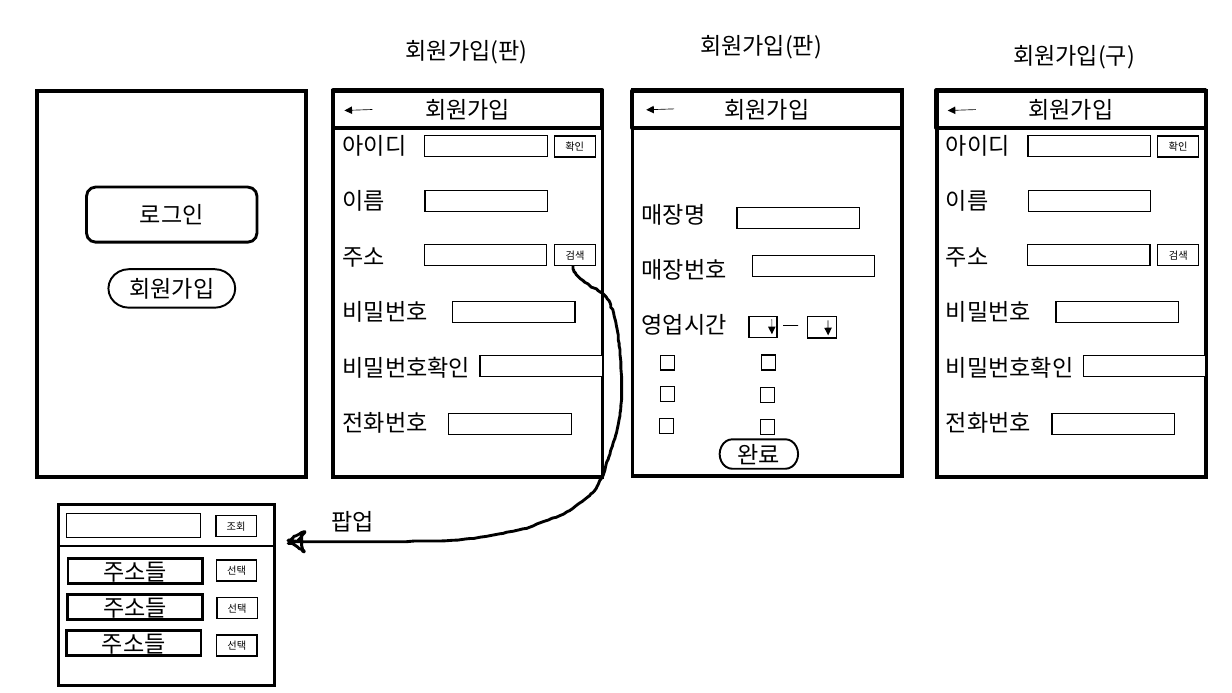
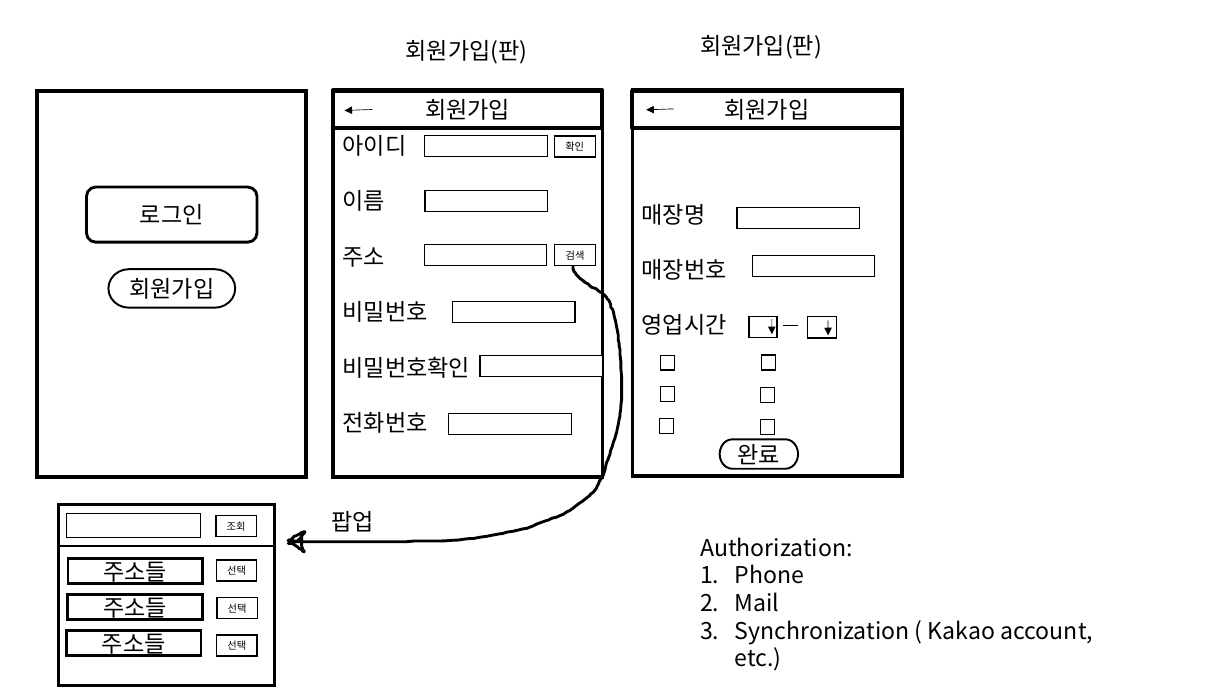
Before and after one commit to VanSubstance/projectTemp, a slide deck: slide 4 of Documents/공모전 ver.1.pptx (slide 1 before the commit). Drawn at 1232x693 pixels with LibreOffice and Linux fonts; fonts in the diff are those of the drawing. Boxes give left, top, right and bottom in pixels: in the first picture for what was removed or moved away, otherwise in the second. Text is boxed around its words. In the diff, an @@ line names an element or a change of style, - is before the commit and + after.

```diff
--- a/Documents/공모전 ver.1.pptx
+++ b/Documents/공모전 ver.1.pptx
@@ text removed at (1013, 45, 1135, 69) @@
-회원가입(구)
@@ rectangle removed at (936, 91, 1205, 128) @@
-회원가입
@@ rectangle removed at (937, 91, 1206, 477) @@
-아이디
-이름
-주소
-비밀번호
-비밀번호확인
-전화번호
@@ arrow removed from (976, 110) to (948, 111) @@
@@ rectangle removed at (1029, 136, 1151, 157) @@
@@ rectangle removed at (1158, 136, 1200, 157) @@
-확인
@@ rectangle removed at (1029, 190, 1151, 212) @@
@@ rectangle removed at (1028, 245, 1150, 266) @@
@@ rectangle removed at (1158, 245, 1200, 266) @@
-검색
@@ rectangle removed at (1056, 302, 1178, 323) @@
@@ rectangle removed at (1083, 356, 1205, 377) @@
@@ rectangle removed at (1053, 413, 1175, 434) @@
@@ text added at (700, 537, 1093, 671), 18 pt, text #000000 @@
+Authorization:
+1. Phone
+2. Mail
+3. Synchronization ( Kakao account, etc.)
```
Also in this commit, not shown: 3 other slides changed.
